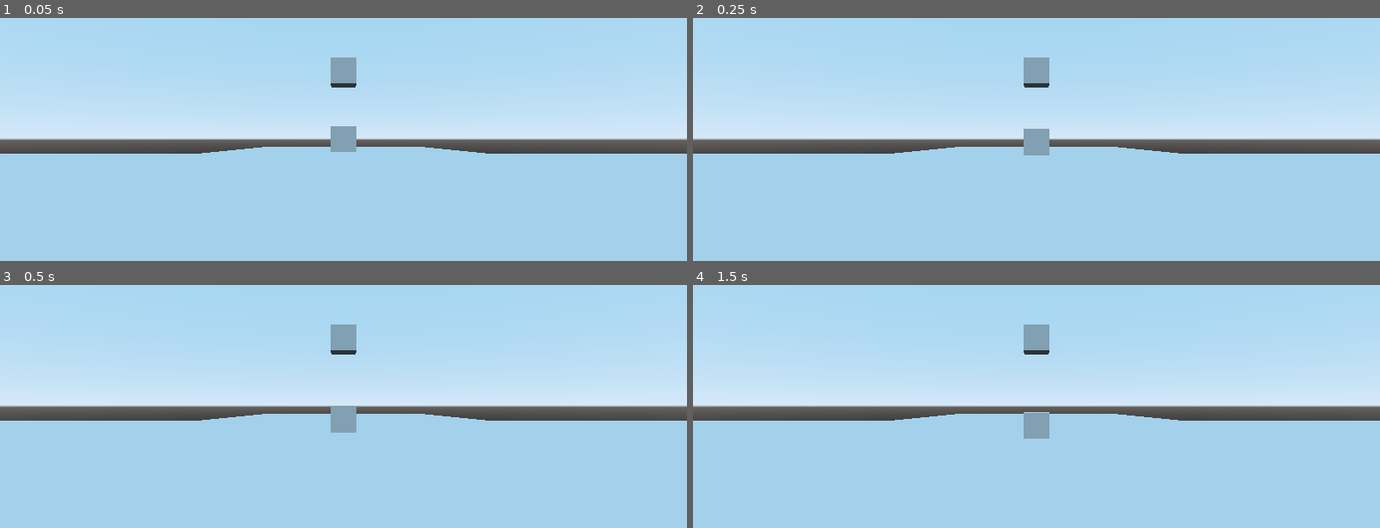
Above: before the commit, frames 1-4 (two rows, left to right).
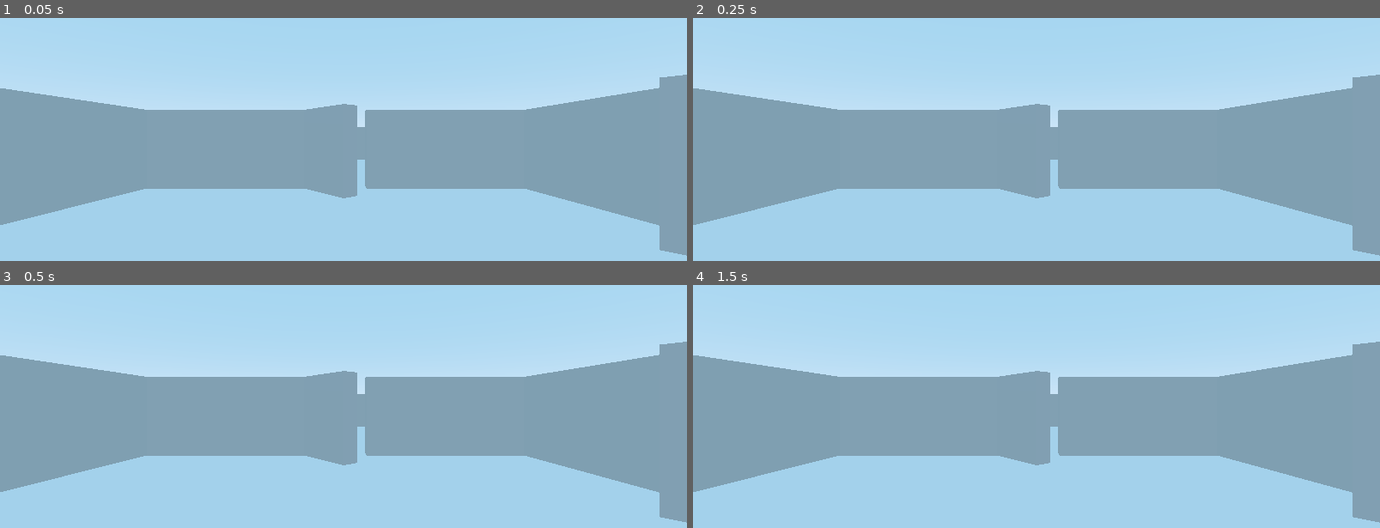
Above: after the commit, the same moments.

Repository: Leonardodrt/CV_Project
Game: Godot game, scene res://scenes/house_mesh.tscn
Two runs of this game, one before a commit and one after it. Both use one fixed random seed, a clock stepped at 60 frames per second and the inputs below. The project has no main scene, so this scene is started directly.
Inputs:
- Up to frame 1 (0.05 s): no input
- Up to frame 2 (0.25 s): no input
- Up to frame 3 (0.5 s): no input
- Up to frame 4 (1.5 s): tap Enter at 1.25 s

The runs differ from the first frame. In frame 1, 39% of the frame differs, in the area x 0-100%, y 16-98%; in frame 2, 39%; in frame 3, 39%; in frame 4, 39%.

Commit message:
house template kinda

Diff:
--- a/scenes/house_mesh.tscn
+++ b/scenes/house_mesh.tscn
@@ -17,6 +17,7 @@
 
 [node name="Box_Test" type="RigidBody" parent="."]
 transform = Transform( 1, 0, 0, 0, 1, 0, 0, 0, 1, 0, 3.5244, 0 )
+visible = false
 
 [node name="CollisionShape" type="CollisionShape" parent="Box_Test"]
 shape = SubResource( 1 )
@@ -25,7 +26,7 @@
 mesh = SubResource( 2 )
 
 [node name="Camera" type="Camera" parent="."]
-transform = Transform( -1, 0, -8.74228e-08, 0, 1, 0, 8.74228e-08, 0, -1, 0, 3.50428, -23.1098 )
+transform = Transform( -1, 0, -8.74228e-08, 0, 1, 0, 8.74228e-08, 0, -1, 0, 7.30185, -13.394 )
 
 [node name="Floor" type="StaticBody" parent="."]
 
@@ -35,13 +36,203 @@
 [node name="MeshInstance" type="MeshInstance" parent="Floor"]
 mesh = SubResource( 4 )
 
+[node name="ceiling" type="StaticBody" parent="."]
+transform = Transform( 3, 0, 0, 0, 1, 0, 0, 0, 2, 0, 12.0297, 25.0011 )
+visible = false
+
+[node name="CollisionShape" type="CollisionShape" parent="ceiling"]
+shape = SubResource( 3 )
+
+[node name="MeshInstance" type="MeshInstance" parent="ceiling"]
+mesh = SubResource( 4 )
+
 [node name="Wall1" type="StaticBody" parent="."]
-transform = Transform( 1, 0, 0, 0, 1, 0, 0, 0, 1, 0, 8.81262, 0 )
+transform = Transform( 1, 0, 0, 0, 5, 0, 0, 0, 11, 26.0032, 6.02236, 13.986 )
 
 [node name="MeshInstance" type="MeshInstance" parent="Wall1"]
 mesh = SubResource( 5 )
 
 [node name="CollisionShape" type="CollisionShape" parent="Wall1"]
+shape = SubResource( 6 )
+
+[node name="Wall3" type="StaticBody" parent="."]
+transform = Transform( -4.37114e-08, 0, 10, 0, 5, 0, -1, 0, -4.37114e-07, 14.9865, 6.02236, 24.0026 )
+
+[node name="MeshInstance" type="MeshInstance" parent="Wall3"]
+mesh = SubResource( 5 )
+
+[node name="CollisionShape" type="CollisionShape" parent="Wall3"]
+shape = SubResource( 6 )
+
+[node name="Wall4" type="StaticBody" parent="."]
+transform = Transform( -4.37114e-08, 0, 10, 0, 5, 0, -1, 0, -4.37114e-07, -12.9164, 6.02236, 24.0026 )
+
+[node name="MeshInstance" type="MeshInstance" parent="Wall4"]
+mesh = SubResource( 5 )
+
+[node name="CollisionShape" type="CollisionShape" parent="Wall4"]
+shape = SubResource( 6 )
+
+[node name="Door1" type="StaticBody" parent="."]
+transform = Transform( 0.769444, 0, 2.49099, 0, 5, 0, -0.638714, 0, 3.00083, 1.71736, 6.02236, 20.6727 )
+
+[node name="MeshInstance" type="MeshInstance" parent="Door1"]
+mesh = SubResource( 5 )
+
+[node name="CollisionShape" type="CollisionShape" parent="Door1"]
+shape = SubResource( 6 )
+
+[node name="Door2" type="StaticBody" parent="."]
+transform = Transform( 0.769444, 0, 2.49099, 0, 5, 0, -0.638714, 0, 3.00083, 23.3387, 6.02236, -0.565301 )
+
+[node name="MeshInstance" type="MeshInstance" parent="Door2"]
+mesh = SubResource( 5 )
+
+[node name="CollisionShape" type="CollisionShape" parent="Door2"]
+shape = SubResource( 6 )
+
+[node name="Door3" type="StaticBody" parent="."]
+transform = Transform( 0.769444, 0, 2.49099, 0, 5, 0, -0.638714, 0, 3.00083, -21.1917, 5.78602, 0.523237 )
+
+[node name="MeshInstance" type="MeshInstance" parent="Door3"]
+mesh = SubResource( 5 )
+
+[node name="CollisionShape" type="CollisionShape" parent="Door3"]
+shape = SubResource( 6 )
+
+[node name="Door4" type="StaticBody" parent="."]
+transform = Transform( -4.37114e-08, 0, 3.9, 0, 5, 0, -1, 0, -1.70474e-07, 0.976894, 5.98034, -23.9843 )
+
+[node name="MeshInstance" type="MeshInstance" parent="Door4"]
+mesh = SubResource( 5 )
+
+[node name="CollisionShape" type="CollisionShape" parent="Door4"]
+shape = SubResource( 6 )
+
+[node name="Wall16" type="StaticBody" parent="."]
+transform = Transform( -4.37114e-08, 0, 10, 0, 5, 0, -1, 0, -4.37114e-07, -12.9164, 6.02236, -23.9575 )
+
+[node name="MeshInstance" type="MeshInstance" parent="Wall16"]
+mesh = SubResource( 5 )
+
+[node name="CollisionShape" type="CollisionShape" parent="Wall16"]
+shape = SubResource( 6 )
+
+[node name="Wall17" type="StaticBody" parent="."]
+transform = Transform( -4.37114e-08, 0, 10, 0, 5, 0, -1, 0, -4.37114e-07, 14.8676, 6.02236, -23.9575 )
+
+[node name="MeshInstance" type="MeshInstance" parent="Wall17"]
+mesh = SubResource( 5 )
+
+[node name="CollisionShape" type="CollisionShape" parent="Wall17"]
+shape = SubResource( 6 )
+
+[node name="Wall5" type="StaticBody" parent="."]
+transform = Transform( 1, 0, 0, 0, 5, 0, 0, 0, 11, -23.947, 6.02236, 13.9811 )
+
+[node name="MeshInstance" type="MeshInstance" parent="Wall5"]
+mesh = SubResource( 5 )
+
+[node name="CollisionShape" type="CollisionShape" parent="Wall5"]
+shape = SubResource( 6 )
+
+[node name="Wall7" type="StaticBody" parent="."]
+transform = Transform( 1, 0, 0, 0, 5, 0, 0, 0, 25, -23.9665, 6.02236, 49.9691 )
+
+[node name="MeshInstance" type="MeshInstance" parent="Wall7"]
+mesh = SubResource( 5 )
+
+[node name="CollisionShape" type="CollisionShape" parent="Wall7"]
+shape = SubResource( 6 )
+
+[node name="Wall8" type="StaticBody" parent="."]
+transform = Transform( 1, 0, 0, 0, 5, 0, 0, 0, 25, 23.995, 6.02236, 49.9691 )
+
+[node name="MeshInstance" type="MeshInstance" parent="Wall8"]
+mesh = SubResource( 5 )
+
+[node name="CollisionShape" type="CollisionShape" parent="Wall8"]
+shape = SubResource( 6 )
+
+[node name="Wall14" type="StaticBody" parent="."]
+transform = Transform( 1, 0, 0, 0, 5, 0, 0, 0, 25, 74.1413, 6.02236, 0.0612965 )
+
+[node name="MeshInstance" type="MeshInstance" parent="Wall14"]
+mesh = SubResource( 5 )
+
+[node name="CollisionShape" type="CollisionShape" parent="Wall14"]
+shape = SubResource( 6 )
+
+[node name="Wall15" type="StaticBody" parent="."]
+transform = Transform( 1, 0, 0, 0, 5, 0, 0, 0, 25, -73.9711, 6.02236, 0.0612965 )
+
+[node name="MeshInstance" type="MeshInstance" parent="Wall15"]
+mesh = SubResource( 5 )
+
+[node name="CollisionShape" type="CollisionShape" parent="Wall15"]
+shape = SubResource( 6 )
+
+[node name="Wall9" type="StaticBody" parent="."]
+transform = Transform( -4.37114e-08, 0, 25, 0, 5, 0, -1, 0, -1.09278e-06, -0.100571, 6.02236, 73.9628 )
+
+[node name="MeshInstance" type="MeshInstance" parent="Wall9"]
+mesh = SubResource( 5 )
+
+[node name="CollisionShape" type="CollisionShape" parent="Wall9"]
+shape = SubResource( 6 )
+
+[node name="Wall10" type="StaticBody" parent="."]
+transform = Transform( -4.37114e-08, 0, 25, 0, 5, 0, -1, 0, -1.09278e-06, -49.8983, 6.02236, 23.9605 )
+
+[node name="MeshInstance" type="MeshInstance" parent="Wall10"]
+mesh = SubResource( 5 )
+
+[node name="CollisionShape" type="CollisionShape" parent="Wall10"]
+shape = SubResource( 6 )
+
+[node name="Wall11" type="StaticBody" parent="."]
+transform = Transform( -4.37114e-08, 0, 25, 0, 5, 0, -1, 0, -1.09278e-06, -49.8983, 6.02236, -23.9895 )
+
+[node name="MeshInstance" type="MeshInstance" parent="Wall11"]
+mesh = SubResource( 5 )
+
+[node name="CollisionShape" type="CollisionShape" parent="Wall11"]
+shape = SubResource( 6 )
+
+[node name="Wall12" type="StaticBody" parent="."]
+transform = Transform( -4.37114e-08, 0, 25, 0, 5, 0, -1, 0, -1.09278e-06, 49.9217, 6.02236, -23.9895 )
+
+[node name="MeshInstance" type="MeshInstance" parent="Wall12"]
+mesh = SubResource( 5 )
+
+[node name="CollisionShape" type="CollisionShape" parent="Wall12"]
+shape = SubResource( 6 )
+
+[node name="Wall13" type="StaticBody" parent="."]
+transform = Transform( -4.37114e-08, 0, 25, 0, 5, 0, -1, 0, -1.09278e-06, 49.9217, 6.02236, 24.0303 )
+
+[node name="MeshInstance" type="MeshInstance" parent="Wall13"]
+mesh = SubResource( 5 )
+
+[node name="CollisionShape" type="CollisionShape" parent="Wall13"]
+shape = SubResource( 6 )
+
+[node name="Wall6" type="StaticBody" parent="."]
+transform = Transform( 1, 0, 0, 0, 5, 0, 0, 0, 11, -23.947, 6.02236, -13.9445 )
+
+[node name="MeshInstance" type="MeshInstance" parent="Wall6"]
+mesh = SubResource( 5 )
+
+[node name="CollisionShape" type="CollisionShape" parent="Wall6"]
+shape = SubResource( 6 )
+
+[node name="Wall2" type="StaticBody" parent="."]
+transform = Transform( 1, 0, 0, 0, 5, 0, 0, 0, 11, 26.0032, 6.02236, -13.9919 )
+
+[node name="MeshInstance" type="MeshInstance" parent="Wall2"]
+mesh = SubResource( 5 )
+
+[node name="CollisionShape" type="CollisionShape" parent="Wall2"]
 shape = SubResource( 6 )
 
 [node name="Floor4" type="StaticBody" parent="."]
